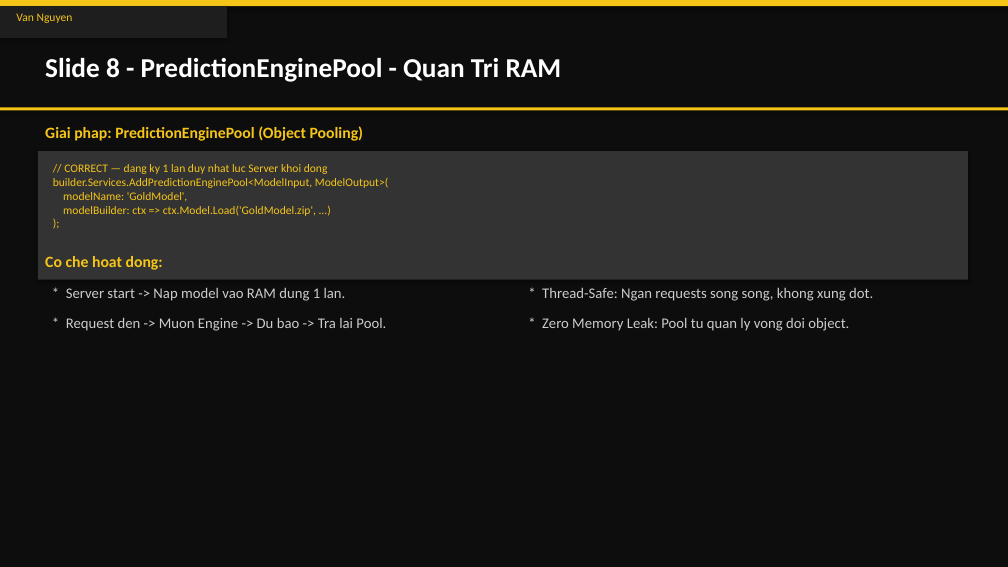
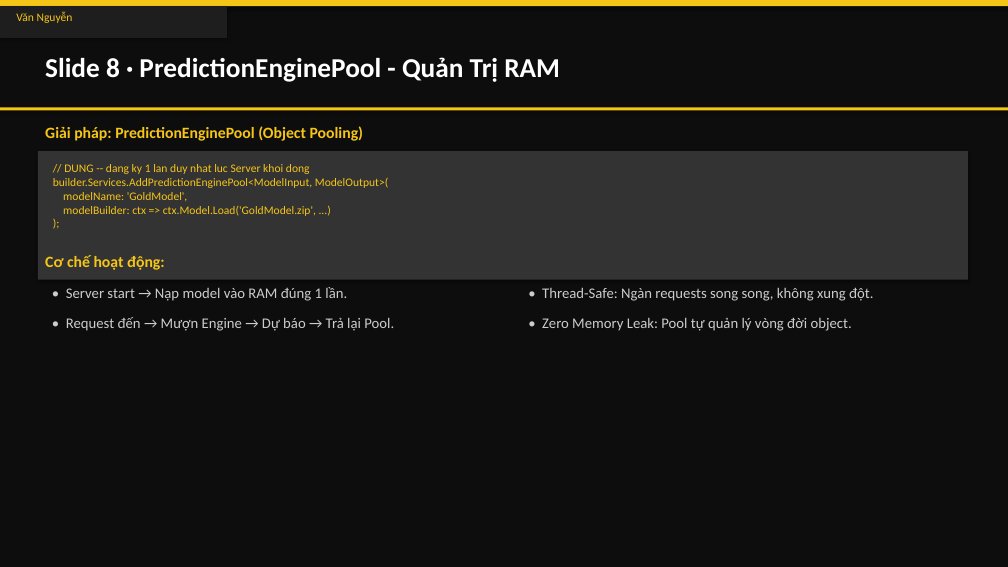
Before and after one commit to ThanhTrunggDEV/Group3, a slide deck: slide 9 of X-AURUM_Presentation.pptx. Drawn at 1008x567 pixels with LibreOffice and Linux fonts; fonts in the diff are those of the drawing. Boxes give left, top, right and bottom in pixels: in the first picture for what was removed or moved away, otherwise in the second. Text is boxed around its words. In the diff, an @@ line names an element or a change of style, - is before the commit and + after.

Commit message:
feat: complete Vietnamese translations with correct diacritics using Unicode hex

```diff
--- a/X-AURUM_Presentation.pptx
+++ b/X-AURUM_Presentation.pptx
@@ text at box(16, 11, 73, 23): text changed @@
-Van Nguyen
+Văn Nguyễn
@@ text at box(45, 57, 560, 82): text changed @@
-Slide 8 - PredictionEnginePool - Quan Tri RAM
+Slide 8 · PredictionEnginePool - Quản Trị RAM
@@ text at box(45, 126, 364, 141): text changed @@
-Giai phap: PredictionEnginePool (Object Pooling)
+Giải pháp: PredictionEnginePool (Object Pooling)
@@ text at box(53, 164, 388, 216): text changed @@
-// CORRECT — dang ky 1 lan duy nhat luc Server khoi dong
-builder.Services.AddPredictionEnginePool<ModelInput, ModelOutput>(
-modelName: 'GoldModel',
-modelBuilder: ctx => ctx.Model.Load('GoldModel.zip', ...)
-);
+// DUNG -- dang ky 1 lan duy nhat luc Server khoi dong
+builder.Services.AddPredictionEnginePool<ModelInput, ModelOutput>(
+modelName: 'GoldModel',
+modelBuilder: ctx => ctx.Model.Load('GoldModel.zip', ...)
+);
@@ text at box(45, 255, 165, 270): text changed @@
-Co che hoat dong:
+Cơ chế hoạt động:
@@ text at box(66, 287, 347, 301): text changed @@
-* Server start -> Nap model vao RAM dung 1 lan.
+• Server start → Nạp model vào RAM đúng 1 lần.
@@ text at box(542, 287, 874, 301): text changed @@
-* Thread-Safe: Ngan requests song song, khong xung dot.
+• Thread-Safe: Ngàn requests song song, không xung đột.
@@ text at box(66, 317, 394, 331): text changed @@
-* Request den -> Muon Engine -> Du bao -> Tra lai Pool.
+• Request đến → Mượn Engine → Dự báo → Trả lại Pool.
@@ text at box(542, 317, 852, 331): text changed @@
-* Zero Memory Leak: Pool tu quan ly vong doi object.
+• Zero Memory Leak: Pool tự quản lý vòng đời object.
```
Also in this commit, not shown: 13 other slides changed, 1 other file.
